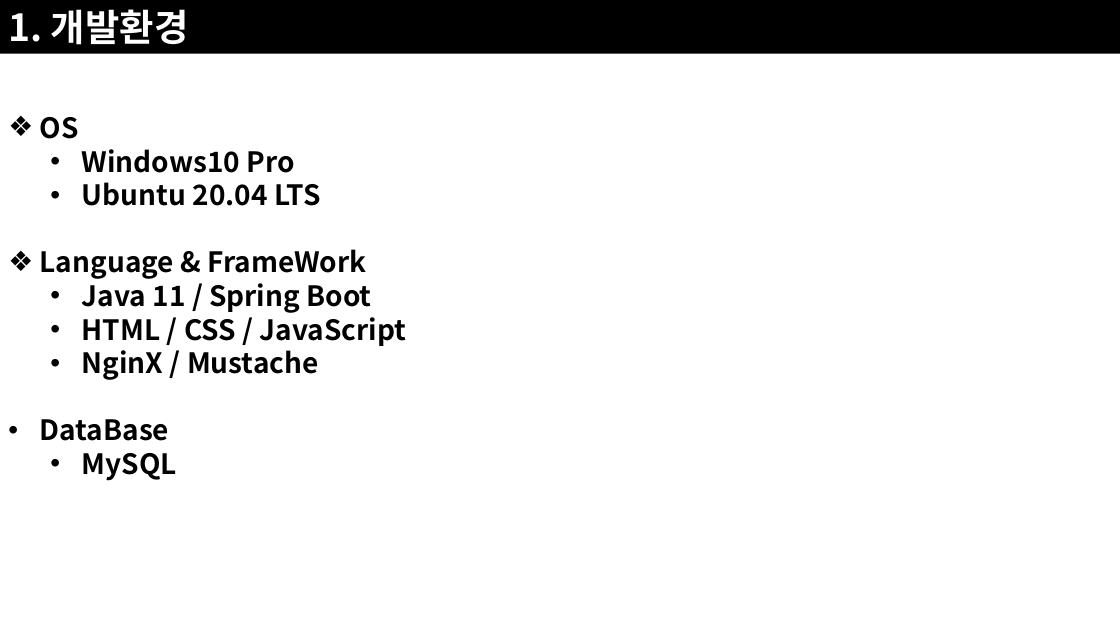
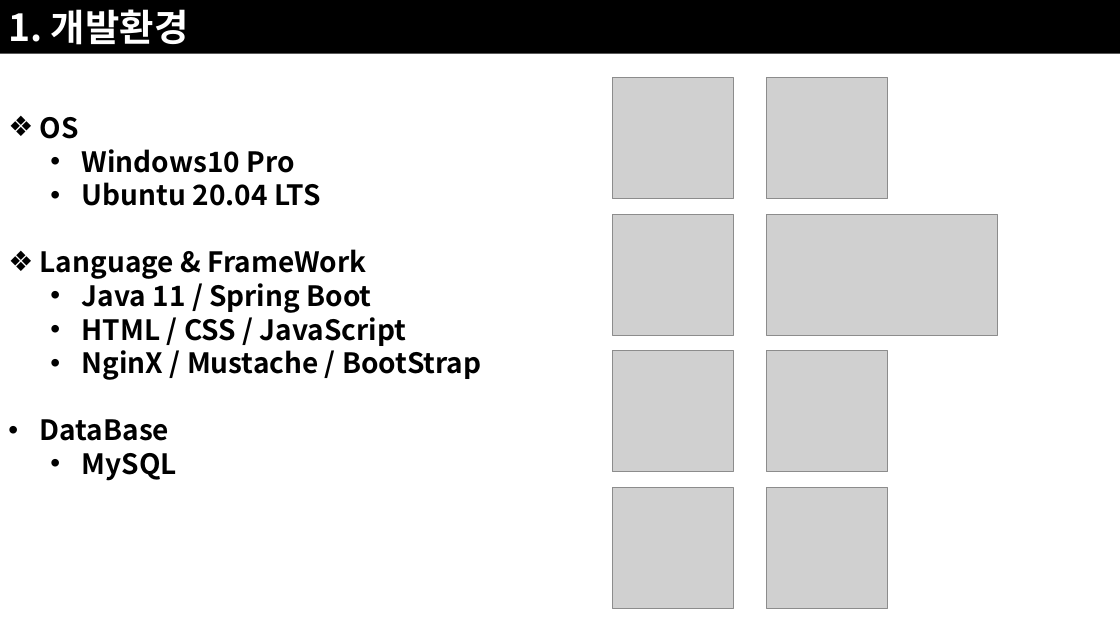
Before and after one commit to JoSihun/CGVR_Lab, a slide deck: slide 1 of documents/01_프로젝트_개발계획.pptx. Drawn at 1120x630 pixels with LibreOffice and Linux fonts; fonts in the diff are those of the drawing; grey boxes stand for pictures. Boxes give left, top, right and bottom in pixels: in the first picture for what was removed or moved away, otherwise in the second. Text is boxed around its words. In the diff, an @@ line names an element or a change of style, - is before the commit and + after.

```diff
--- a/documents/01_프로젝트_개발계획.pptx
+++ b/documents/01_프로젝트_개발계획.pptx
@@ text at bbox=[82, 345, 481, 380]: text changed @@
-  • NginX / Mustache
+  • NginX / Mustache / BootStrap
@@ group added at bbox=[613, 77, 998, 608]: 8 pictures @@
```
Also in this commit, not shown: 15 other slides changed, 9 slides added.
